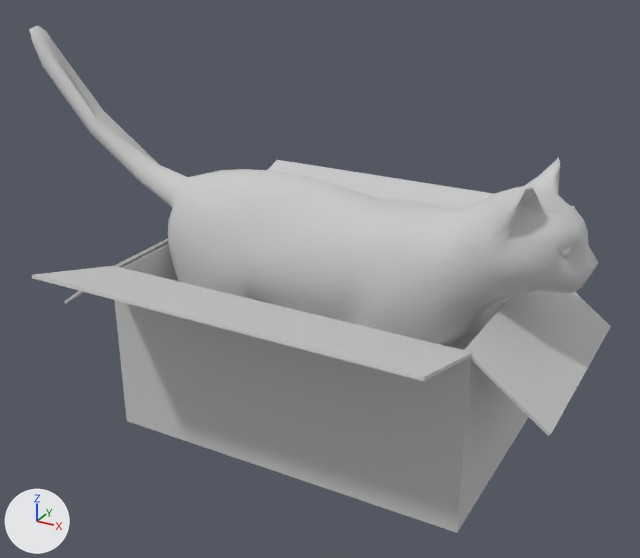
Before and after pictures for a commit that changed the FBX model SnowduckKitProject/Assets/Resources/고양이/cat.FBX.
The view is the same before and after, from a 50 mm lens placed at (4.19, -7.92, 5.77), pointed at (-0.19, 0.06, 1.78). Every picture has the same lights, and +X, +Y and +Z are marked at lower left. Where no turn or scale is listed for an object, it has been applied to the vertices.

Objects in the first picture: 'cat in box'.
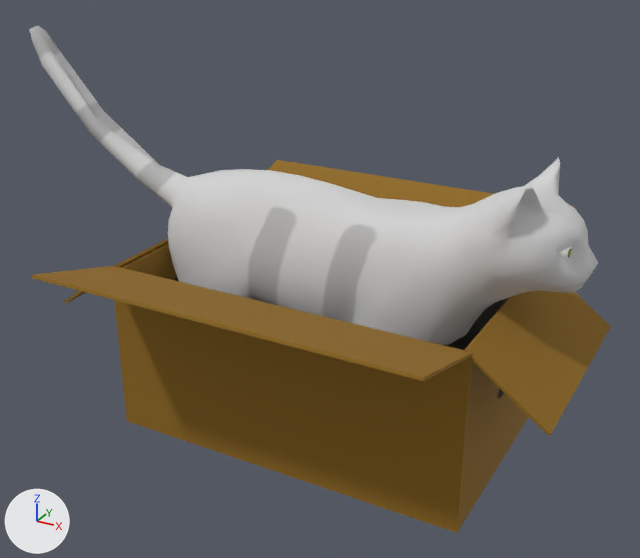
Where the newer file only moved an object's origin or applied its transform, the numbers keep the older frame.

Pixel boxes [x1, y1, x2, y2] of what changed, in the pictures (640 x 558 px):
'cat in box', recoloured (grey to brown)
    both: [29, 25, 611, 533]

The change in detail:
Picture 'cat_Color_2.png' (img_cat_color_2_png) is new.
Material '02 - Default' (mat_02___default) is new.
Its texture is img_cat_color_2_png.
Its roughness is 0.859.
me_mesh has 801 vertices, 1291 faces and spans x -4.07..2.8, y -2.31..2.31, z 0.03..4.29.
me_mesh no longer uses material mat_mat (light grey #cacaca).
me_mesh now uses material mat_02___default (picture img_cat_color_2_png).
